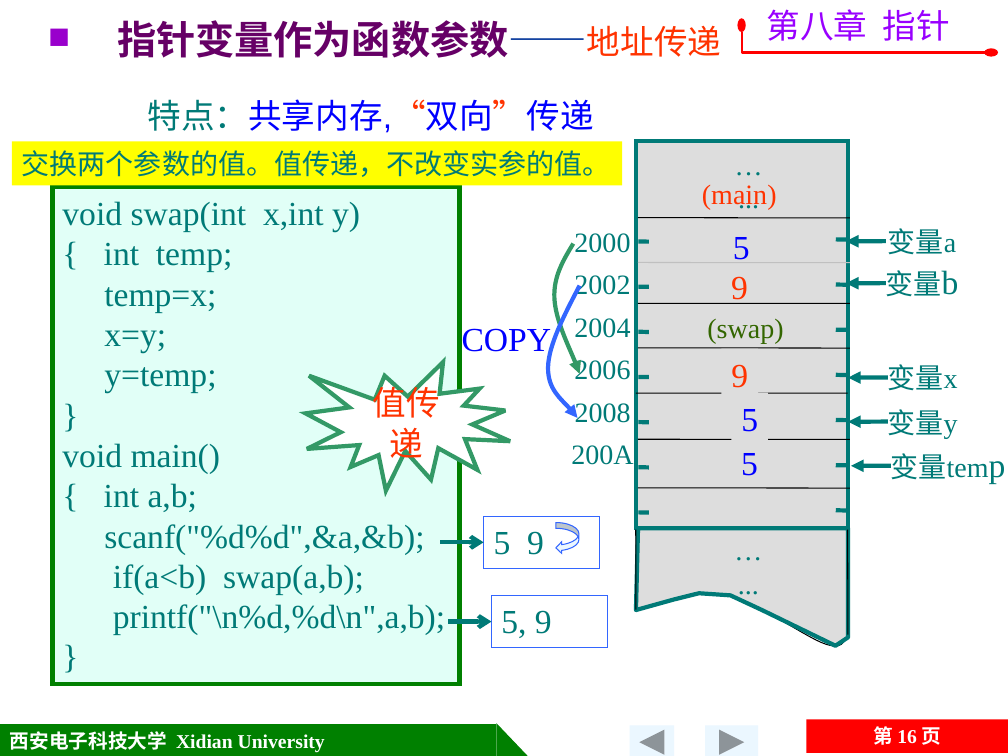
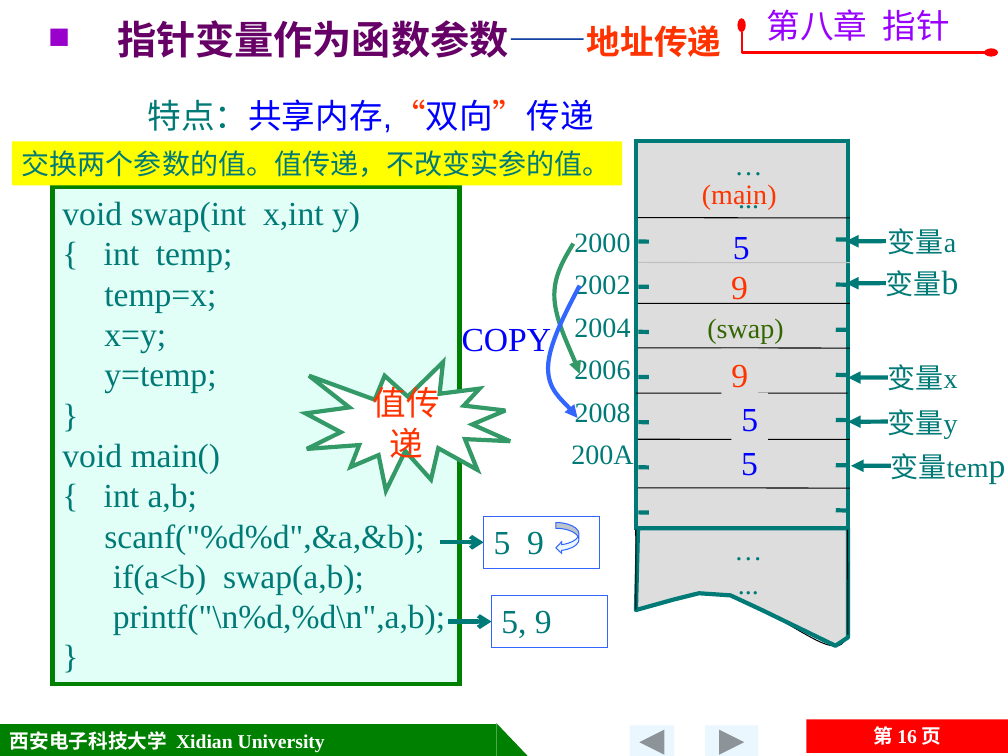
Before and after one commit to jtrfid/C-Repositories, a slide deck: slide 16 of 2015备课/课件/第8章 指针.pptx. Drawn at 1008x756 pixels with LibreOffice and Linux fonts; fonts in the diff are those of the drawing; background and template pictures are left out. Boxes give left, top, right and bottom in pixels: in the first picture for what was removed or moved away, otherwise in the second. Text is boxed around its words. In the diff, an @@ line names an element or a change of style, - is before the commit and + after.

```diff
--- a/2015备课/课件/第8章 指针.pptx
+++ b/2015备课/课件/第8章 指针.pptx
@@ text "指针变量作为函数参数——地址传递" at bbox=[117, 20, 721, 58]: bold on in "指针变量作为函数参数——地址传递" @@
```
Also in this commit, not shown: 2 other slides changed, 1 slide added, 9 slides removed.
